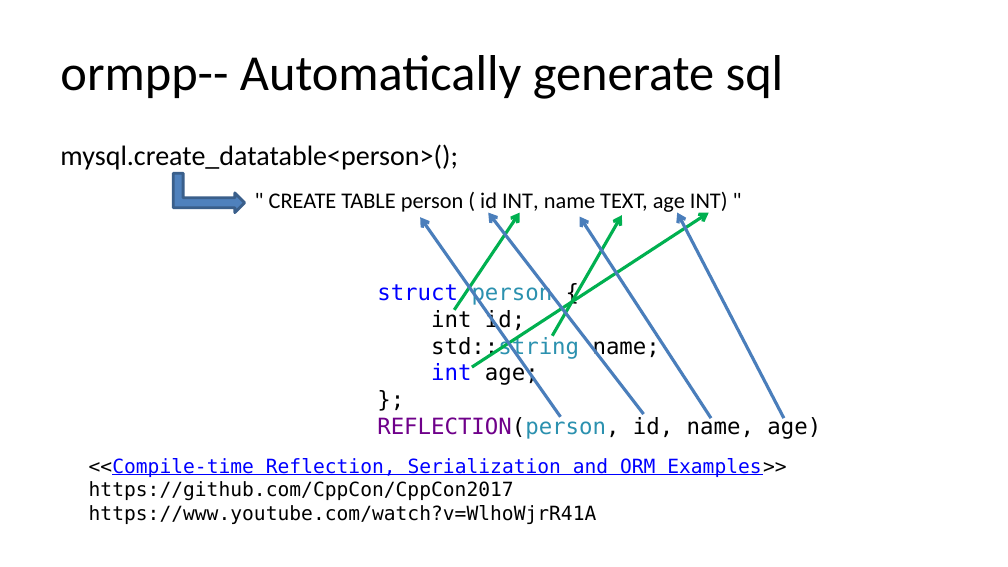
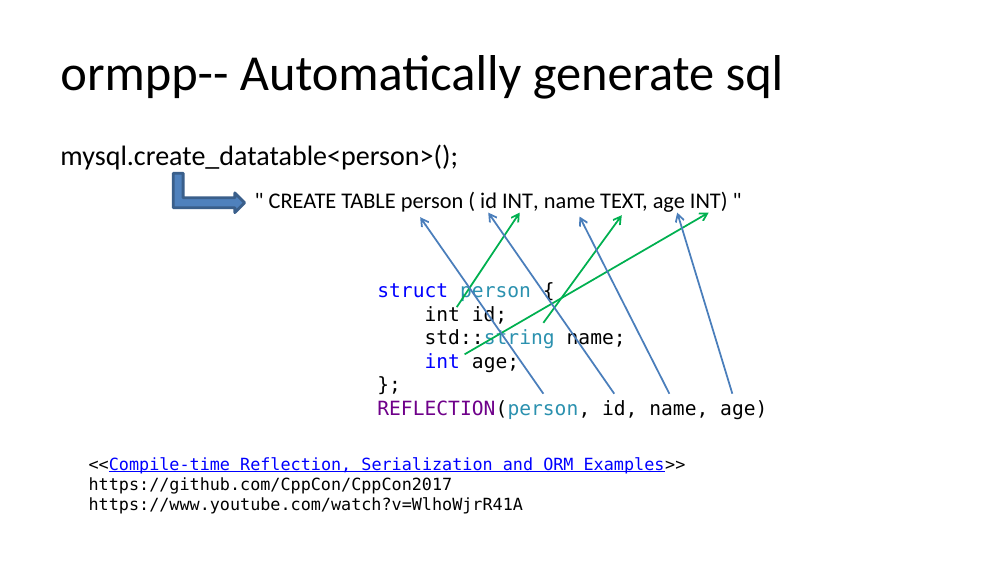
Before and after one commit to qicosmos/cppcon2018, a slide deck: slide 42 of cppcon2018.pptx (slide 46 before the commit). Drawn at 1008x567 pixels with LibreOffice and Linux fonts; fonts in the diff are those of the drawing. Boxes give left, top, right and bottom in pixels: in the first picture for what was removed or moved away, otherwise in the second. Text is boxed around its words. In the diff, an @@ line names an element or a change of style, - is before the commit and + after.

```diff
--- a/cppcon2018.pptx
+++ b/cppcon2018.pptx
@@ arrow moved from (560, 417) - (420, 218) to (543, 394) - (420, 218) @@
@@ arrow (543, 394) - (420, 218): stroke #4B7EBC 2.25 pt to #4B7EBC 1.25 pt @@
@@ arrow (457, 307) - (520, 213): stroke #00B050 2.25 pt to #00B050 1.25 pt @@
@@ arrow moved from (472, 367) - (709, 213) to (465, 355) - (709, 213) @@
@@ arrow (465, 355) - (709, 213): stroke #00B050 2.25 pt to #00B050 1.25 pt @@
@@ arrow moved from (643, 414) - (488, 213) to (614, 394) - (488, 213) @@
@@ arrow (614, 394) - (488, 213): stroke #4B7EBC 2.25 pt to #4B7EBC 1.25 pt @@
@@ arrow moved from (552, 336) - (622, 216) to (543, 323) - (622, 216) @@
@@ arrow (543, 323) - (622, 216): stroke #00B050 2.25 pt to #00B050 1.25 pt @@
@@ arrow moved from (711, 418) - (580, 217) to (669, 394) - (580, 217) @@
@@ arrow (669, 394) - (580, 217): stroke #4B7EBC 2.25 pt to #4B7EBC 1.25 pt @@
@@ arrow moved from (784, 418) - (677, 213) to (733, 394) - (677, 213) @@
@@ arrow (733, 394) - (677, 213): stroke #4B7EBC 2.25 pt to #4B7EBC 1.25 pt @@
@@ text "struct person {" at box(377, 281, 767, 420): size 16 to 14 pt @@
@@ text "<<Compile-time Reflection, Serialization and ORM ..." at box(89, 457, 686, 514): size 14 to 12 pt @@
```
Also in this commit, not shown: 12 other slides changed, 4 slides removed.
